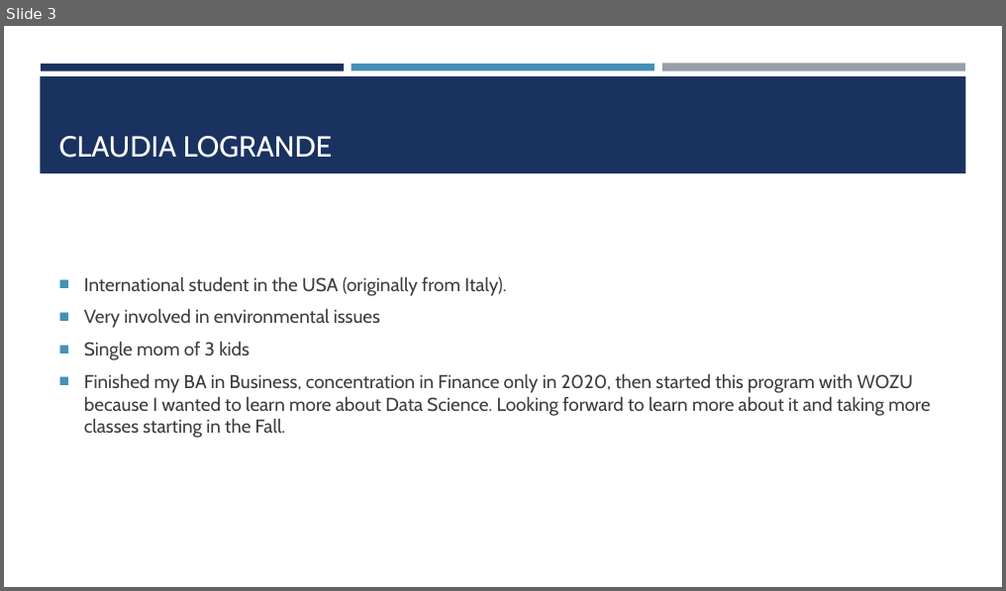
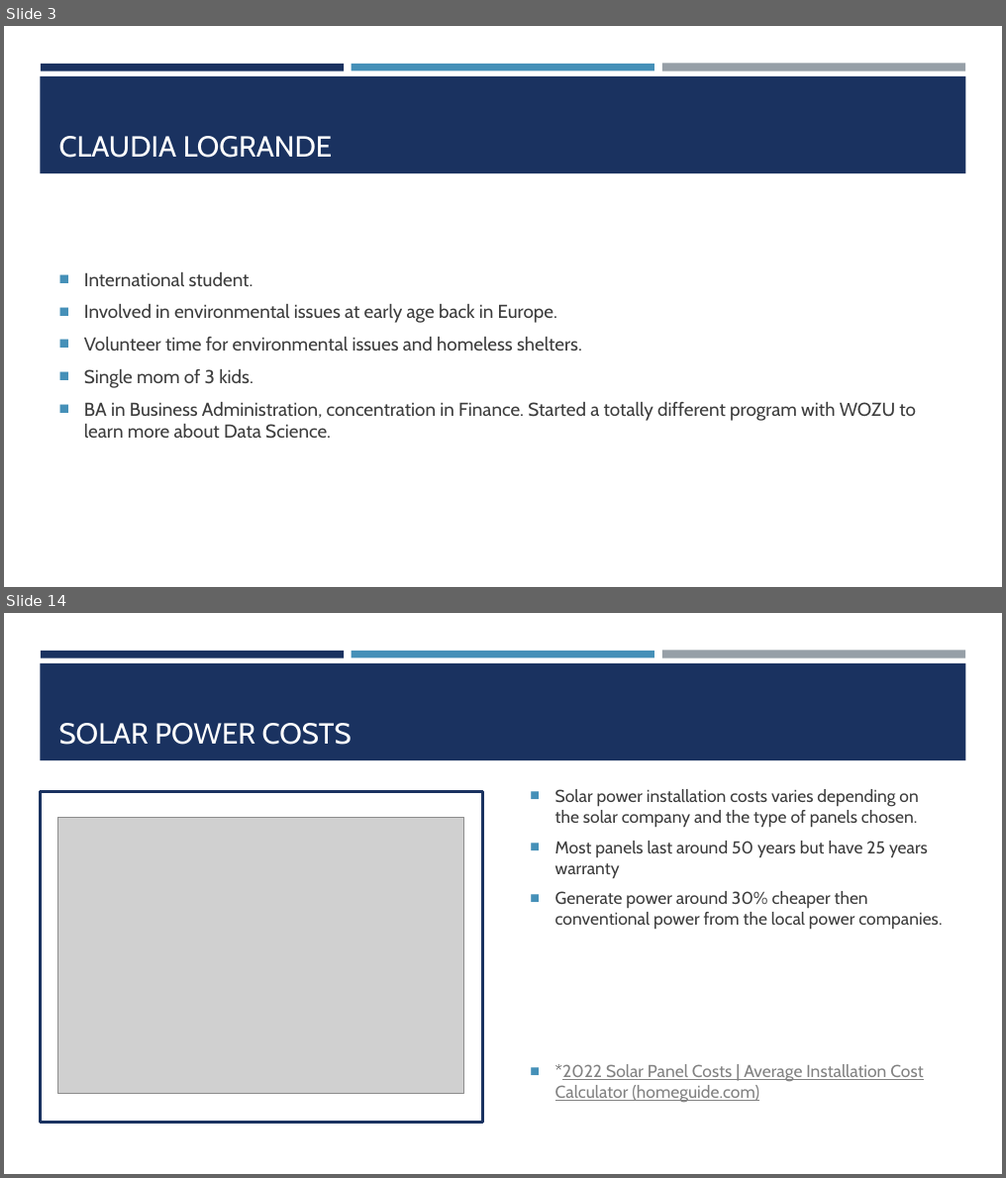
Before and after one commit to Claudy427/Final_Project, a slide deck: Solar Panels for homes.pptx. Shown one above the other, each under a label of ours: slide 3 before the commit, slides 3 and 14 after it; the slides between them are not shown. The pictures are 1006x591 and 1006x1178 pixels, drawn with LibreOffice and Linux fonts; fonts in the diff are those of the drawing; grey boxes stand for pictures. Boxes give left, top, right and bottom in pixels: in the first picture for what was removed or moved away, otherwise in the second. Text is boxed around its words. In the diff, an @@ line names an element or a change of style, - is before the commit and + after.

```diff
--- a/Solar Panels for homes.pptx
+++ b/Solar Panels for homes.pptx
@@ slide 14 added at (4,613,1002,1174), background #FFFFFF; not listed: 4 template elements that a slide beside it also shows @@
@@ title added at (59,723,351,745), 28 pt, text #FFFFFF @@
+SOLAR POWER COSTS
@@ text added at (555,789,942,1103), 16.6 pt, text #3D3D3D @@
+■ Solar power installation costs varies depending on the solar company and the type of panels chosen.
+■ Most panels last around 50 years but have 25 years warranty
+■ Generate power around 30% cheaper then conventional power from the local power companies.
+■ *2022 Solar Panel Costs | Average Installation Cost Calculator (homeguide.com)
@@ rectangle added at (41,791,483,1122), fill #FFFFFF, outline #1A3260 3 pt @@
@@ picture added at (57,817,464,1093) @@
@@ slide 3 changed as well @@
@@ text at (84,273,916,439): text changed @@
-■ International student in the USA (originally from Italy).
-■ Very involved in environmental issues
-■ Single mom of 3 kids
-■ Finished my BA in Business, concentration in Finance only in 2020, then started this program with WOZU because I wanted to learn more about Data Science. Looking forward to learn more about it and taking more classes starting in the Fall.
+■ International student.
+■ Involved in environmental issues at early age back in Europe.
+■ Volunteer time for environmental issues and homeless shelters.
+■ Single mom of 3 kids.
+■ BA in Business Administration, concentration in Finance. Started a totally different program with WOZU to learn more about Data Science.
```
Also in this commit, not shown: 4 other slides changed, 10 other slides added, 1 slide removed.
